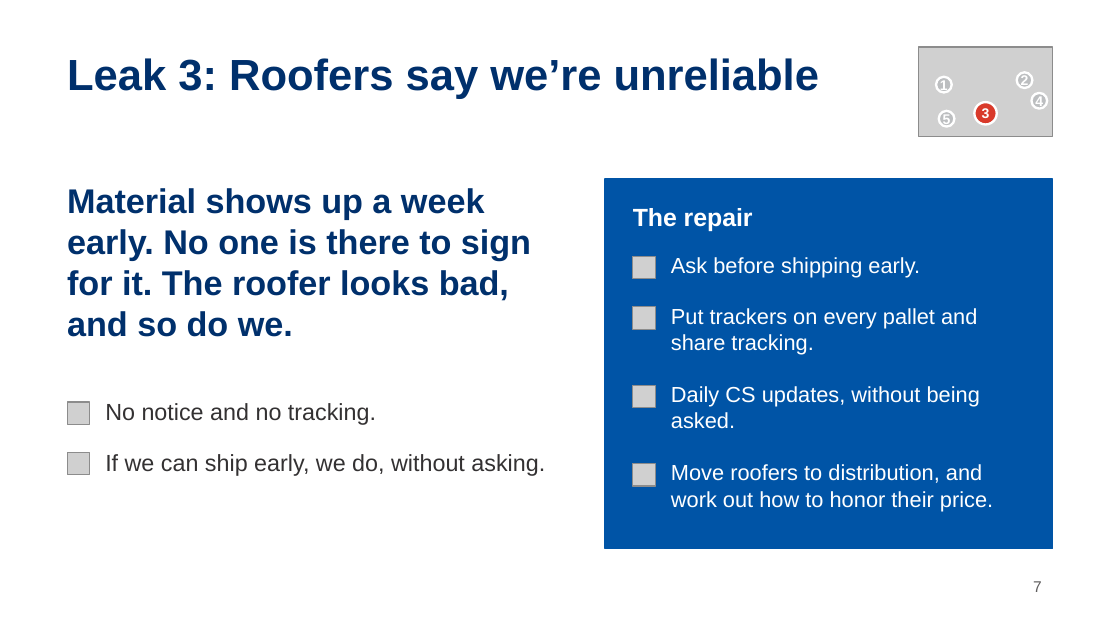
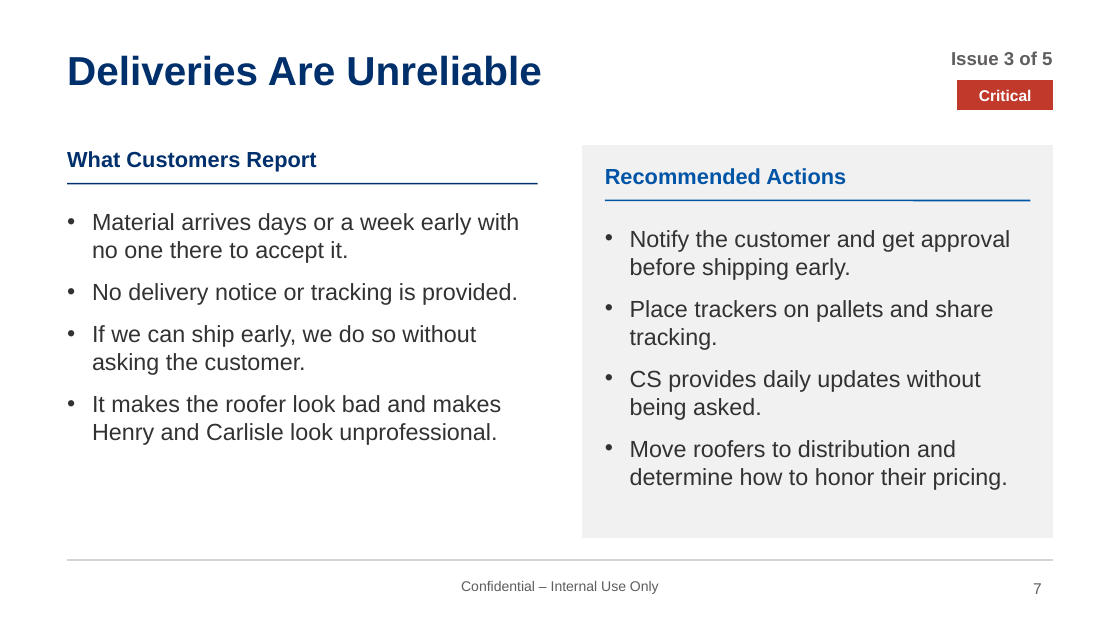
Before and after one commit to morales451/powerpoint, a slide deck: slide 7 of Leaky_Bucket.pptx. Drawn at 1120x630 pixels with LibreOffice and Linux fonts; fonts in the diff are those of the drawing; grey boxes stand for pictures; background and template pictures are left out. Boxes give left, top, right and bottom in pixels: in the first picture for what was removed or moved away, otherwise in the second. Text is boxed around its words. In the diff, an @@ line names an element or a change of style, - is before the commit and + after.

```diff
--- a/Leaky_Bucket.pptx
+++ b/Leaky_Bucket.pptx
@@ title at (67,55,541,86): text changed; size 28 to 26 pt @@
-Leak 3: Roofers say we’re unreliable
+Deliveries Are Unreliable
@@ picture removed at (918,47,1053,137) @@
@@ text added at (951,51,1052,65), 12 pt, text #5F5D5E, bold @@
+Issue 3 of 5
@@ ellipse removed at (936,77,952,93) @@
-1
@@ rectangle added at (958,81,1053,110), fill #C0392B, outline #C0392B 0.75 pt, 10 pt, text #FFFFFF, bold @@
+Critical
@@ ellipse removed at (1017,73,1033,88) @@
-2
@@ ellipse removed at (939,111,954,127) @@
-5
@@ ellipse removed at (974,102,997,124) @@
-3
@@ ellipse removed at (1032,93,1047,109) @@
-4
@@ rectangle: place and size @@
-rectangle at (605,179,1053,549)
+rectangle at (582,146,1053,538)
@@ rectangle at (582,146,1053,538): fill #0054A6 to #F1F1F2; outline #0054A6 1 pt to #F1F1F2 1 pt @@
@@ text added at (67,151,316,172), 14 pt, text #00306C, bold @@
+What Customers Report
@@ text added at (605,168,846,185), 14 pt, text #0054A6, bold @@
+Recommended Actions
@@ text removed at (67,188,531,337) @@
-Material shows up a week early. No one is there to sign for it. The roofer looks bad, and so do we.
@@ line added from (67, 184) to (538, 184), #00306C 1 pt @@
@@ line added from (605, 200) to (1030, 200), #0054A6 1 pt @@
@@ text removed at (633,208,753,231) @@
-The repair
@@ text added at (92,213,519,445), 15 pt, text #333132 @@
+• Material arrives days or a week early with no one there to accept it.
+• No delivery notice or tracking is provided.
+• If we can ship early, we do so without asking the customer.
+• It makes the roofer look bad and makes Henry and Carlisle look unprofessional.
@@ text at (630,230,1010,490): text changed @@
-No notice and no tracking.
+• Notify the customer and get approval before shipping early.
+• Place trackers on pallets and share tracking.
+• CS provides daily updates without being asked.
+• Move roofers to distribution and determine how to honor their pricing.
@@ picture removed at (633,256,655,279) @@
@@ text removed at (671,257,920,278) @@
-Ask before shipping early.
@@ picture removed at (633,307,655,329) @@
@@ text removed at (671,308,977,355) @@
-Put trackers on every pallet and share tracking.
@@ picture removed at (633,385,655,408) @@
@@ text removed at (671,386,980,429) @@
-Daily CS updates, without being asked.
@@ picture removed at (67,402,90,424) @@
@@ picture removed at (67,452,90,475) @@
@@ text removed at (105,454,545,476) @@
-If we can ship early, we do, without asking.
@@ picture removed at (633,464,655,486) @@
@@ text removed at (671,464,993,511) @@
-Move roofers to distribution, and work out how to honor their price.
@@ line added from (67, 560) to (1053, 560), #BCBEC0 0.75 pt @@
@@ text added at (461,581,659,594), 9 pt, text #5F5D5E @@
+Confidential – Internal Use Only
```
Also in this commit, not shown: 7 other slides changed, 5 slides added, 5 slides removed, 2 other files.
